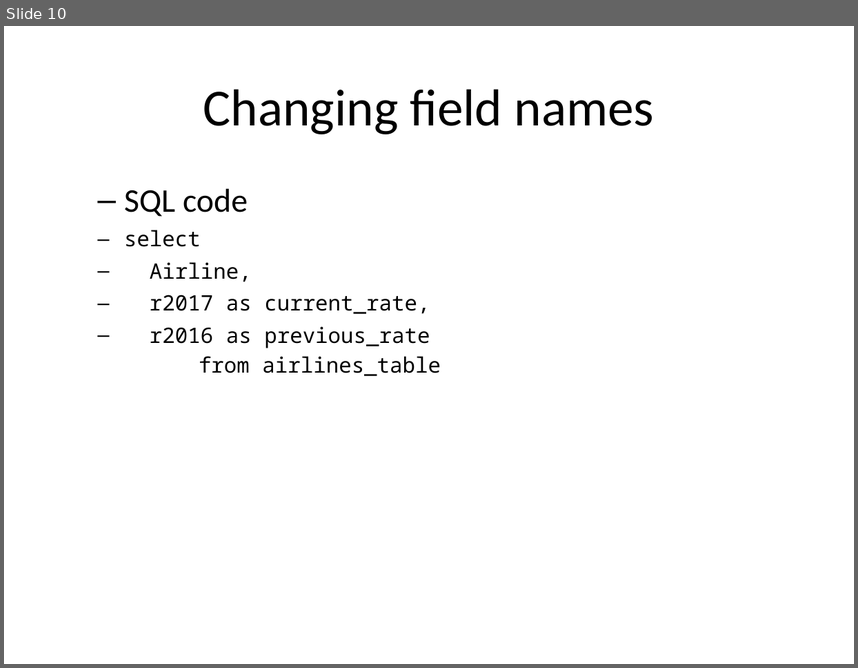
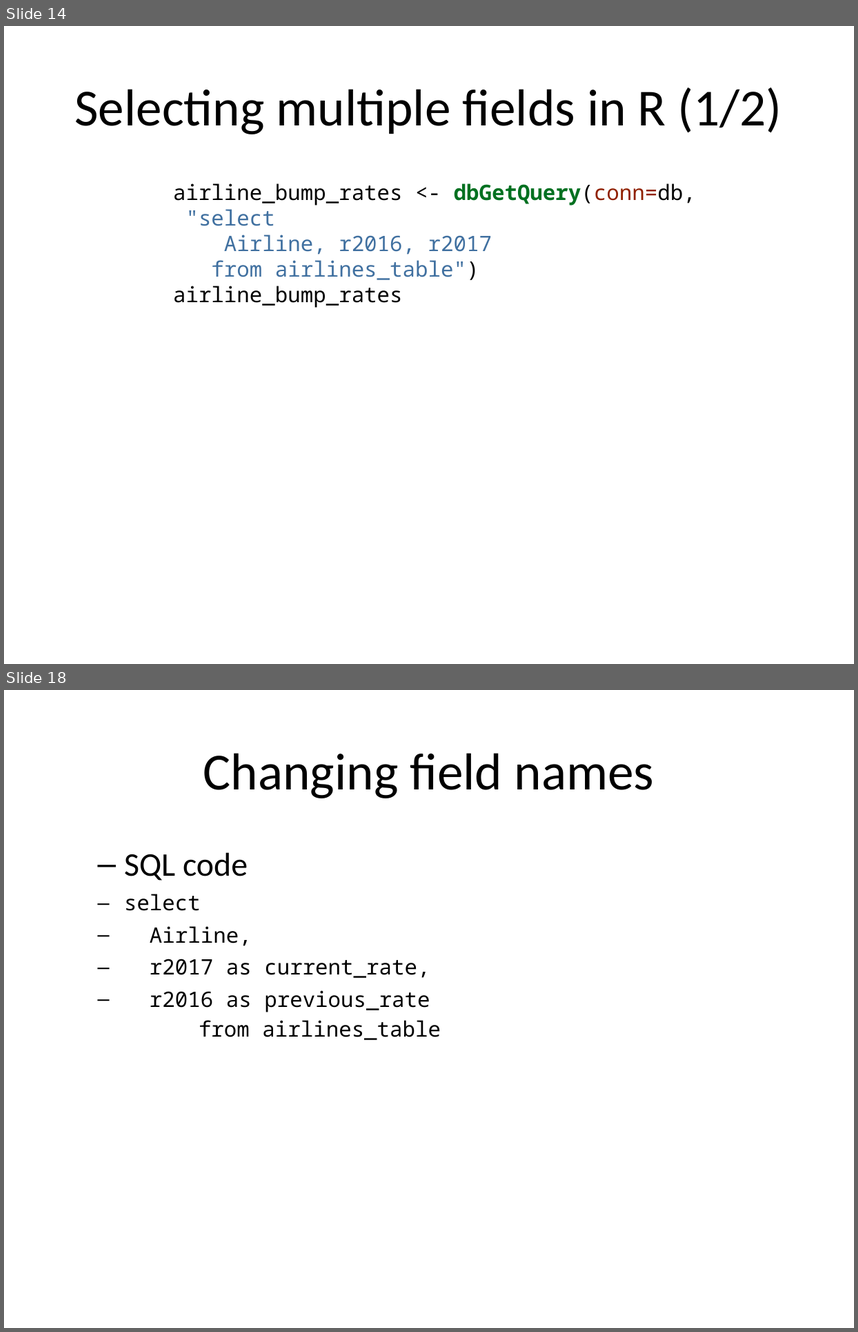
Before and after one commit to pmean/introduction-to-sql, a slide deck: src/select.pptx. Shown one above the other, each under a label of ours: slide 10 before the commit, slides 14 and 18 after it; the slides between them are not shown. The pictures are 858x668 and 858x1332 pixels, drawn with LibreOffice and Linux fonts; fonts in the diff are those of the drawing. Boxes give left, top, right and bottom in pixels: in the first picture for what was removed or moved away, otherwise in the second. Text is boxed around its words. In the diff, an @@ line names an element or a change of style, - is before the commit and + after.

```diff
--- a/src/select.pptx
+++ b/src/select.pptx
@@ slide 14 added at <box>4,26,854,664</box>, background #FFFFFF @@
@@ title added at <box>74,87,782,134</box>, 44 pt, text #000000 @@
+Selecting multiple fields in R (1/2)
@@ text added at <box>173,183,696,308</box>, 18 pt, text #4070A0 @@
+airline_bump_rates <- dbGetQuery(conn=db,
+"select
+Airline, r2016, r2017
+from airlines_table")
+airline_bump_rates
@@ what was slide 10 is now slide 18 @@
```
Also in this commit, not shown: 8 slides changed, 11 other slides added, 1 slide removed, 17 other files.
